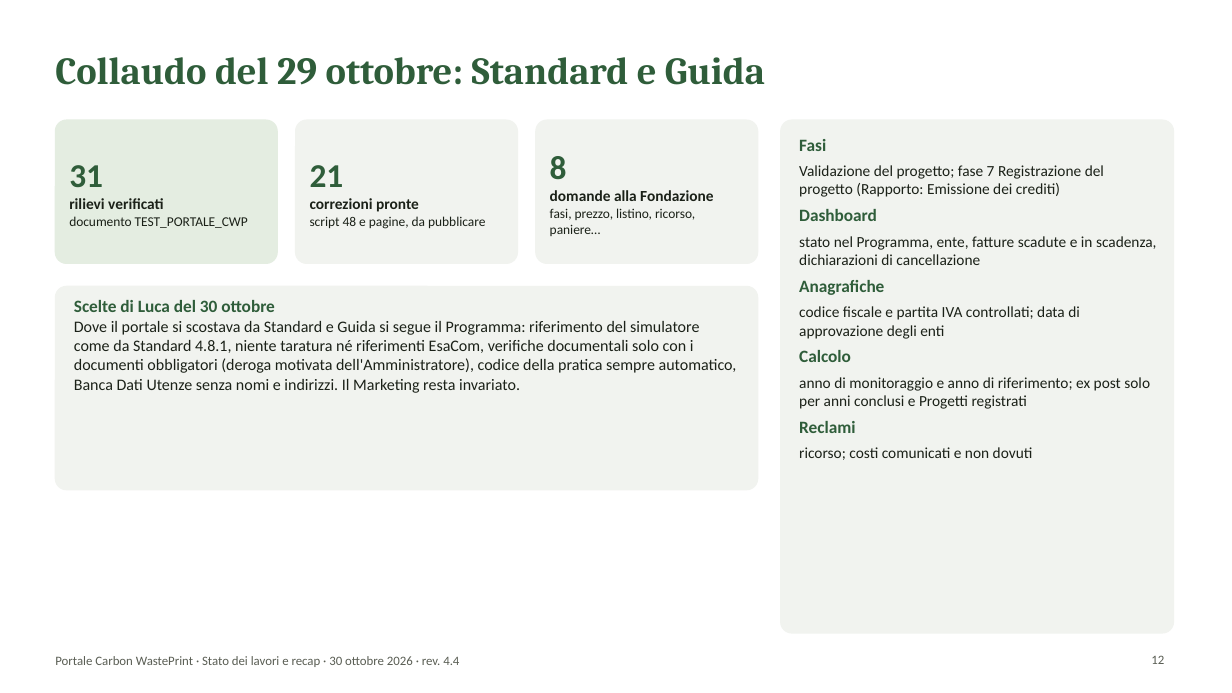
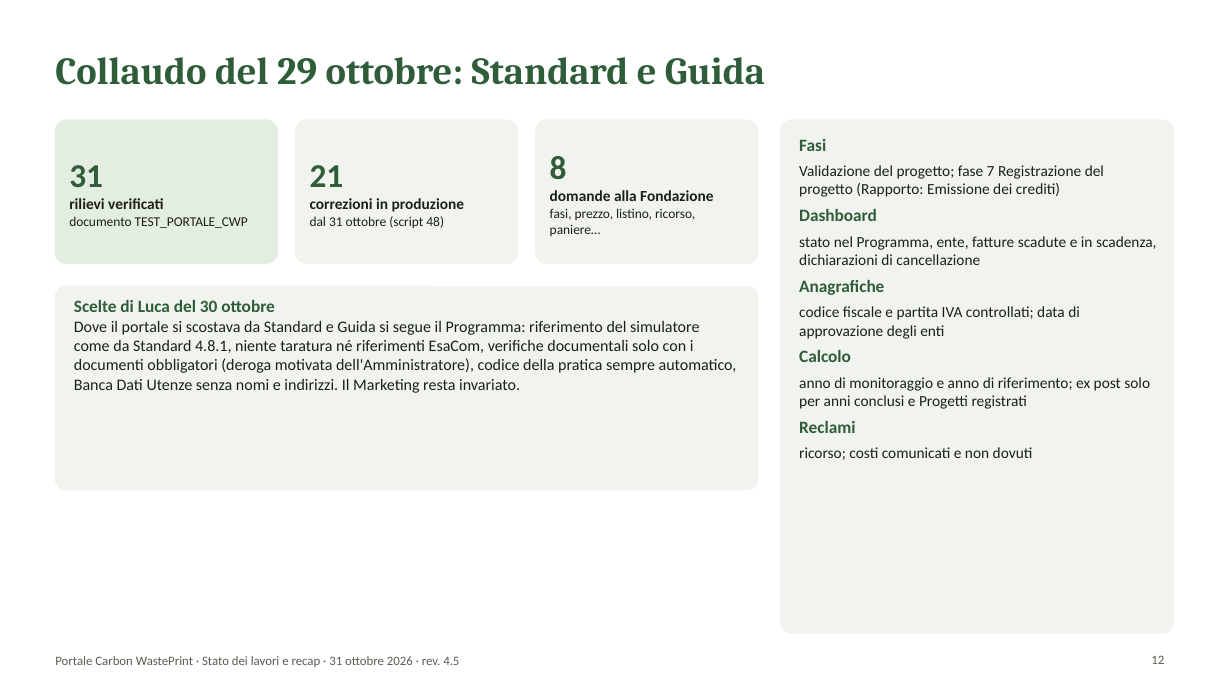
Before and after one commit to lucamorettioperate/portale-cwp, a slide deck: slide 12 of public/documentazione/Presentazione_Portale_CWP.pptx. Drawn at 1232x693 pixels with LibreOffice and Linux fonts; fonts in the diff are those of the drawing; background and template pictures are left out. Boxes give left, top, right and bottom in pixels: in the first picture for what was removed or moved away, otherwise in the second. Text is boxed around its words. In the diff, an @@ line names an element or a change of style, - is before the commit and + after.

```diff
--- a/public/documentazione/Presentazione_Portale_CWP.pptx
+++ b/public/documentazione/Presentazione_Portale_CWP.pptx
@@ text at bbox=[310, 216, 444, 228]: text changed; size 10.5 to 12 pt; bold on @@
-correzioni pronte
-script 48 e pagine, da pubblicare
+correzioni in produzione
+dal 31 ottobre (script 48)
@@ text at bbox=[55, 656, 459, 667]: text changed @@
-Portale Carbon WastePrint · Stato dei lavori e recap · 30 ottobre 2026 · rev. 4.4
+Portale Carbon WastePrint · Stato dei lavori e recap · 31 ottobre 2026 · rev. 4.5
```
Also in this commit, not shown: 17 other slides changed, 30 other files.
